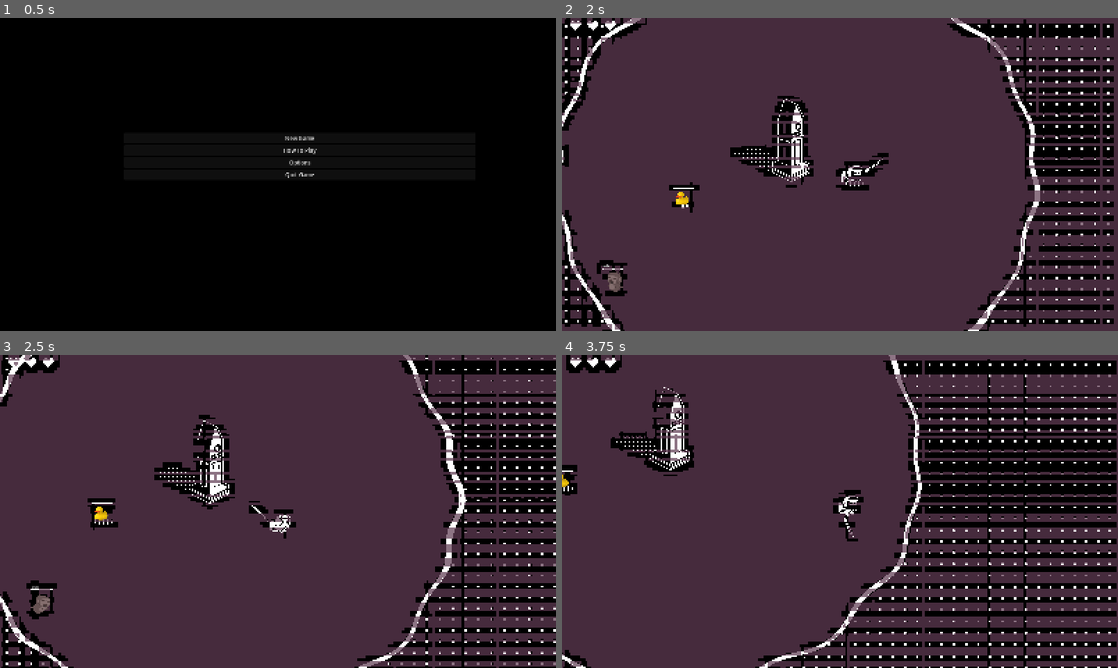
Above: before the commit, frames 1-4 (two rows, left to right).
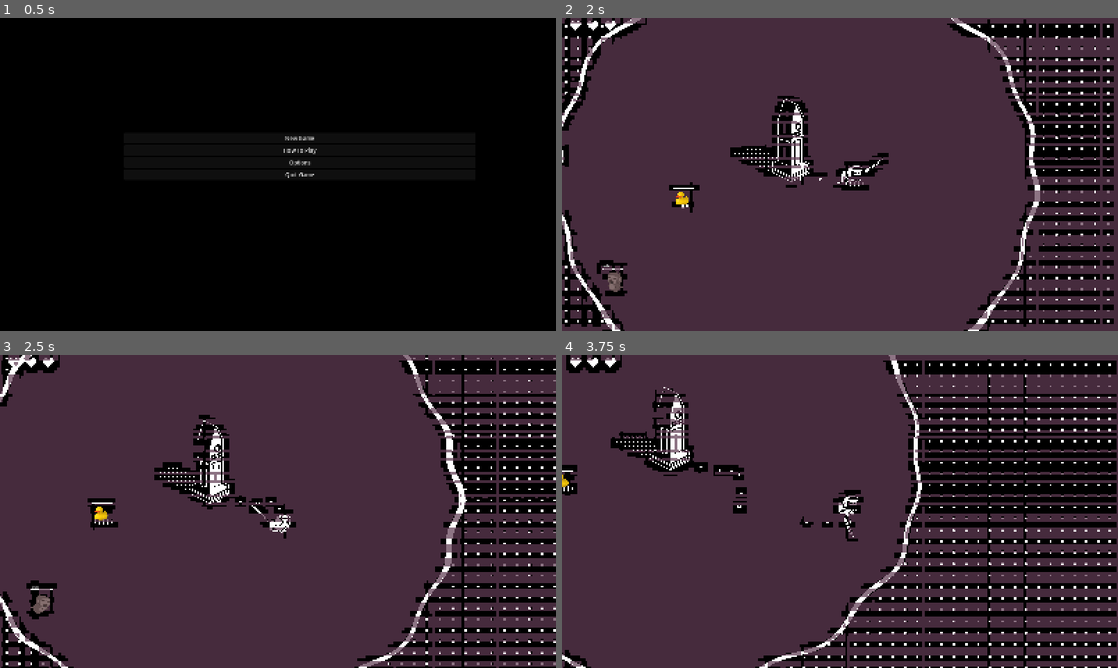
Above: after the commit, the same moments.

Repository: arrowira/shrine2Cjam
Game: Godot game, scene res://Scenes/main_menu.tscn
Two runs of this game, one before a commit and one after it. Both use one fixed random seed, a clock stepped at 60 frames per second and the inputs below. The engine's default icon, where the game draws it, is replaced by a stand-in: a white triangle on a blue panel in a dark square.
Inputs (mouse positions are in pixels of both pictures, inside the frame that each line leads up to):
- Up to frame 1 (0.5 s): no input
- Up to frame 2 (2 s): click "New Game" at 0.5 s; move the mouse to (962, 158) at 1.27 s; hold Right (right) from 1.28 s (still down); click (962, 158) at 1.35 s
- Up to frame 3 (2.5 s): move the mouse to (166, 527) at 2.02 s; release Right (right) at 2.03 s; hold Down (down) from 2.03 s (still down); right-click (166, 527) at 2.1 s
- Up to frame 4 (3.75 s): move the mouse to (895, 442) at 2.77 s; release Down (down) at 2.78 s; hold Right (right) 2.78-3.53 s; tap Space (dash) at 2.85 s; move the mouse to (812, 574) at 3.52 s; hold Up (up) from 3.53 s (still down); click (812, 574) at 3.6 s

Frame 1 is identical in both runs. In frame 2, less than 0.1% of the frame differs, in the area x 42-52%, y 49-55%; in frame 3, 0.2%; in frame 4, 0.5%, in the area x 23-52%, y 34-56%.

Commit message:
player footstep generator

Diff:
--- a/shrine-jam/Scenes/player.tscn
+++ b/shrine-jam/Scenes/player.tscn
@@ -9,6 +9,7 @@
 [ext_resource type="AudioStream" uid="uid://dko4ilpymbsdy" path="res://Sounds/floraphonic-metal-hit-64-193325.mp3" id="7_3smsa"]
 [ext_resource type="AudioStream" uid="uid://4k2rson8i2lr" path="res://Sounds/dragon-studio-whoosh-effect-382717 (1).mp3" id="8_8erm5"]
 [ext_resource type="AudioStream" uid="uid://p8cgdvn0ljbl" path="res://Sounds/floraphonic-swing-whoosh-5-198498 (1).mp3" id="9_f1ek2"]
+[ext_resource type="Texture2D" uid="uid://bdnw7b2ui5pmf" path="res://Sprites/footstep-1.png.png" id="10_tx1dd"]
 
 [sub_resource type="RectangleShape2D" id="RectangleShape2D_k3uy8"]
 size = Vector2(55, 90)
@@ -74,6 +75,10 @@
 [sub_resource type="RectangleShape2D" id="RectangleShape2D_rgcy0"]
 size = Vector2(88, 114)
 
+[sub_resource type="Curve" id="Curve_tx1dd"]
+_data = [Vector2(0.09420289, 1), 0.0, 0.0, 0, 0, Vector2(0.847826, 1), 0.0, 0.0, 0, 0, Vector2(1, 0), 0.0, 0.0, 0, 0]
+point_count = 3
+
 [node name="Player" type="CharacterBody2D" unique_id=782907943]
 script = ExtResource("1_cvnsp")
 
@@ -171,6 +176,20 @@
 [node name="Recovery" type="Timer" parent="." unique_id=1740276929]
 wait_time = 0.3
 one_shot = true
+
+[node name="footstepper" type="CPUParticles2D" parent="." unique_id=1559342001]
+z_index = -1
+texture_filter = 1
+position = Vector2(8, 45)
+amount = 13
+texture = ExtResource("10_tx1dd")
+lifetime = 3.0
+emission_shape = 1
+emission_sphere_radius = 20.0
+gravity = Vector2(0, 0)
+scale_amount_min = 3.0
+scale_amount_max = 3.0
+scale_amount_curve = SubResource("Curve_tx1dd")
 
 [connection signal="timeout" from="Camera2D/ShakeTimer" to="Camera2D" method="_on_shake_timer_timeout"]
 [connection signal="area_entered" from="SwordPivot/SwingPivot/SwordHurtBox" to="SwordPivot" method="_on_sword_hurt_box_area_entered"]
--- a/shrine-jam/scripts/Sorcerer.gd
+++ b/shrine-jam/scripts/Sorcerer.gd
@@ -5,6 +5,7 @@
 @onready var area_2d: Area2D = $Area2D
 
 var pProjectile = preload("res://Scenes/Projectile.tscn")
+var pGhost = preload("res://Scenes/sorcerer_ghost.tscn")
 var playerPos
 var playerDist
 var movementDir = Vector2(0,0)
@@ -29,6 +30,9 @@
 	position += movementDir*speed
 
 func die():
+	var ghost = pGhost.instantiate()
+	ghost.global_position = global_position
+	get_parent().add_child(ghost)
 	queue_free()
 
 func swordHit():
--- a/shrine-jam/scripts/player.gd
+++ b/shrine-jam/scripts/player.gd
@@ -13,14 +13,18 @@
 	z_index = global_position.y
 
 	input = Input.get_vector("left", "right", "up", "down")
+	$footstepper.angle_max = atan2(input.x,input.y)
+	$footstepper.angle_min = atan2(input.x,input.y)
 	if velocity.x >= 0:
 		$SpritePivot.scale.x = 1
 	elif velocity.x <= 0:
 		$SpritePivot.scale.x = -1
 
 	if velocity.length()> 300:
+		$footstepper.emitting=true
 		anim.play("walk")
 	else:
+		$footstepper.emitting=false
 		anim.play("idle")
 
 
Binary file added: shrine-jam/Sprites/footstep-1.png.png
Not shown, added: shrine-jam/Sprites/footstep-1.png.png.import
